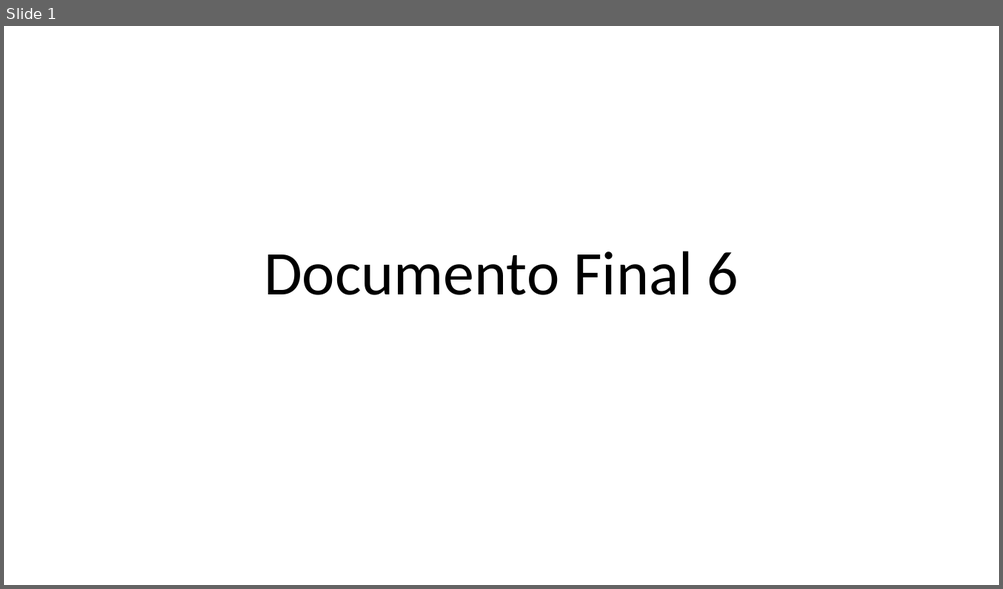
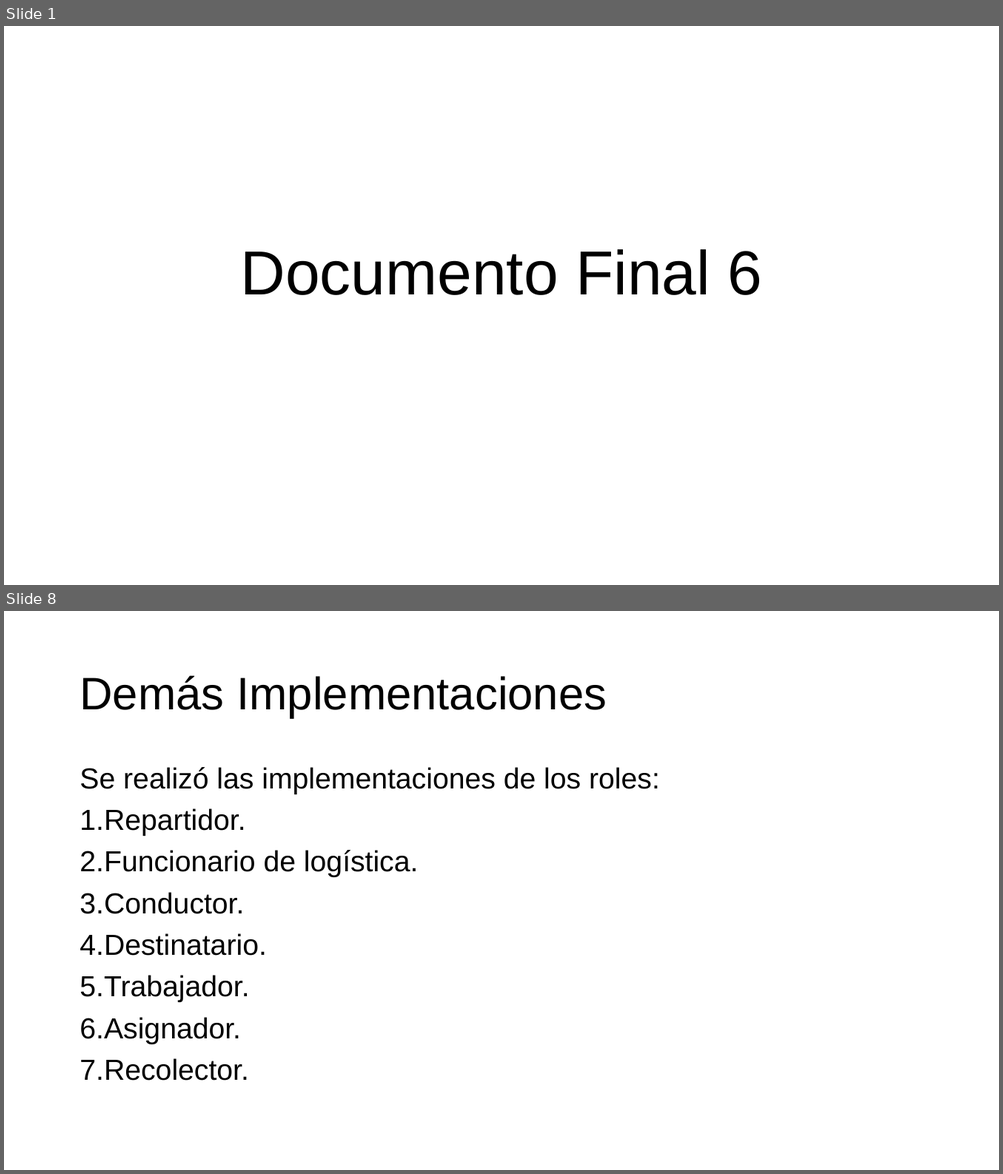
Before and after one commit to Nico2002345/PaginaIngSoftware, a slide deck: assets/docs/Documento_Final_6.pptx. Shown one above the other, each under a label of ours: slide 1 before the commit, slides 1 and 8 after it; the slides between them are not shown. The pictures are 1003x589 and 1003x1174 pixels, drawn with LibreOffice and Linux fonts; fonts in the diff are those of the drawing. Boxes give left, top, right and bottom in pixels: in the first picture for what was removed or moved away, otherwise in the second. Text is boxed around its words. In the diff, an @@ line names an element or a change of style, - is before the commit and + after.

```diff
--- a/assets/docs/Documento_Final_6.pptx
+++ b/assets/docs/Documento_Final_6.pptx
@@ slide 8 added at [4,611,999,1170], background #FFFFFF @@
@@ title added at [79,675,607,718], 44 pt, text #000000 @@
+Demás Implementaciones
@@ text added at [79,767,660,1081], 28 pt, text #000000 @@
+Se realizó las implementaciones de los roles:
+1.Repartidor.
+2.Funcionario de logística.
+3.Conductor.
+4.Destinatario.
+5.Trabajador.
+6.Asignador.
+7.Recolector.
@@ slide 1 changed as well @@
@@ title "Documento Final 6" at [240,249,762,295]: font Calibri to Arial @@
```
Also in this commit, not shown: 8 other slides added, 2 slides removed.
